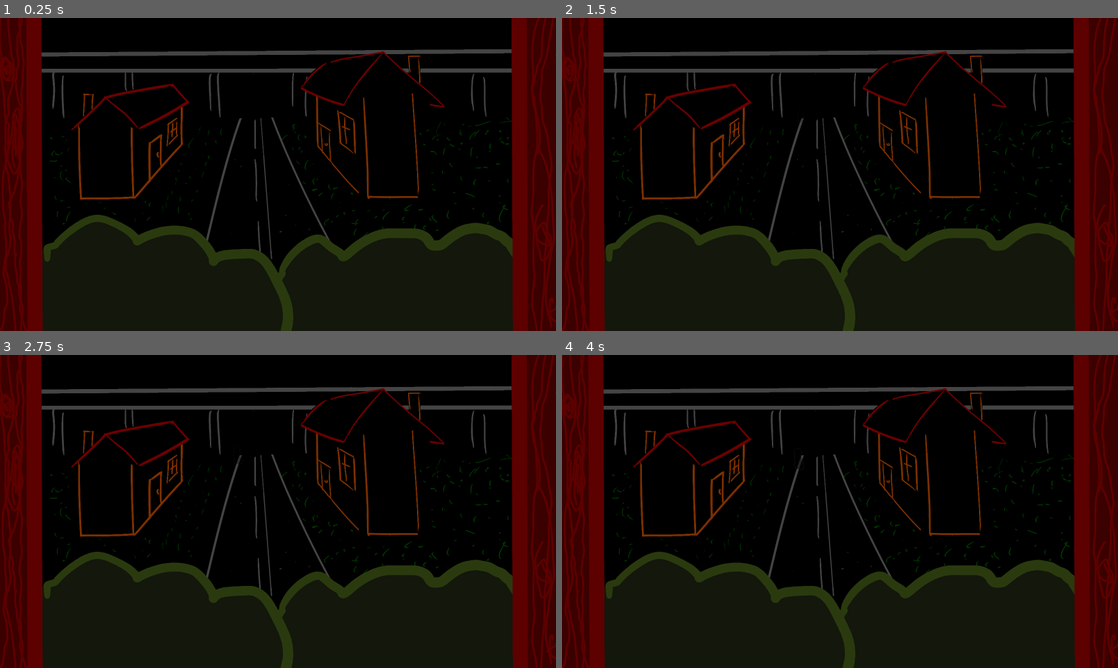
Above: before the commit, frames 1-4 (two rows, left to right).
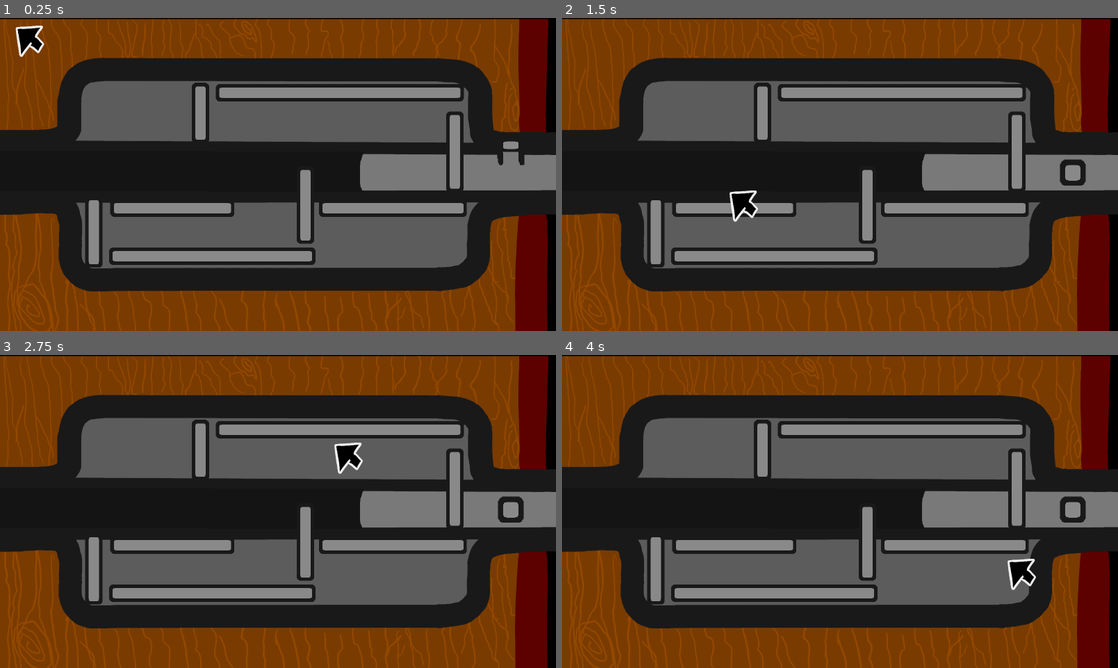
Above: after the commit, the same moments.

Repository: MarmadileManteater/Carbuncle-Game
Game: Godot game, scene res://scenes/global/global.tscn
Same seed, same stepped clock (60 frames per second), same inputs: the game is played once before the commit and once after it.
Inputs (mouse positions are in pixels of both pictures, inside the frame that each line leads up to):
- Up to frame 1 (0.25 s): no input
- Up to frame 2 (1.5 s): move the mouse to (962, 158) at 0.52 s; click (962, 158) at 0.67 s; tap Enter at 1.25 s; move the mouse to (728, 190) at 1.27 s; click (728, 190) at 1.42 s
- Up to frame 3 (2.75 s): tap Space at 2 s; move the mouse to (333, 442) at 2.02 s; click (333, 442) at 2.17 s
- Up to frame 4 (4 s): tap Enter at 2.75 s; move the mouse to (812, 574) at 2.77 s; click (812, 574) at 2.92 s; tap Space at 3.5 s; move the mouse to (1006, 558) at 3.52 s; click (1006, 558) at 3.67 s

The runs differ from the first frame. In frame 1, 84% of the frame differs, in the area x 0-100%, y 0-100%; in frame 2, 84%; in frame 3, 84%; in frame 4, 84%.

Commit message:
Add cursor locking on puzzle

Diff:
--- a/project/scenes/global/global.gd
+++ b/project/scenes/global/global.gd
@@ -1,15 +1,32 @@
 extends Node
 
 @export var starting_scene: String = "lock_puzzle"
-var loaded_scene = null
+var loaded_scene: DefaultScene = null
+var locked_node: Node2D = null
+var locked_node_pos
 
 # Called when the node enters the scene tree for the first time.
 func _ready() -> void:
+	Input.set_mouse_mode(Input.MOUSE_MODE_HIDDEN)
 	load_scene(starting_scene)
 
 # Called every frame. 'delta' is the elapsed time since the previous frame.
 func _process(delta: float) -> void:
-	pass
+	if locked_node != null:
+		$Cursor.position = locked_node.global_position
+
+func _input(event: InputEvent) -> void:
+	if event is InputEventMouseMotion:
+		if locked_node == null:
+			if locked_node_pos == null:
+				$Cursor.position = event.global_position
+				if $Cursor.animation == "default" or $Cursor.animation == "notice":
+					$Cursor.position += Vector2(42, 42)
+				if $Cursor.animation == "point":
+					$Cursor.position += Vector2(0, 42)
+			else:
+				Input.warp_mouse(locked_node_pos)
+				locked_node_pos = null
 
 func unload_scene():
 	remove_child(loaded_scene)
@@ -21,4 +38,24 @@
 		unload_scene()
 
 	loaded_scene = load("res://scenes/" + scene_name + "/" + scene_name + ".tscn").instantiate()
+	loaded_scene.change_cursor.connect(
+		func (cursor_name: String):
+			if locked_node == null:
+				$Cursor.play(cursor_name)
+	)
+	loaded_scene.lock_cursor_to_node.connect(
+		func (node: Node2D):
+			Input.set_mouse_mode(Input.MOUSE_MODE_CONFINED_HIDDEN)
+			locked_node = node
+	)
+	loaded_scene.unlock_cursor_from_node.connect(
+		func ():
+			if locked_node != null:
+				$Cursor.position += Vector2(42, 42)
+				var pos = locked_node.global_position
+				locked_node = null
+				Input.warp_mouse(pos)
+				locked_node_pos = pos
+				Input.set_mouse_mode(Input.MOUSE_MODE_HIDDEN)
+	)
 	add_child(loaded_scene)
--- a/project/scenes/global/global.tscn
+++ b/project/scenes/global/global.tscn
@@ -1,7 +1,76 @@
 [gd_scene format=3 uid="uid://dg1e2bc0yvcmh"]
 
 [ext_resource type="Script" uid="uid://durauhf4vm26h" path="res://scenes/global/global.gd" id="1_bhh4k"]
+[ext_resource type="Texture2D" uid="uid://dccbvmlu1rd85" path="res://assets/sprites/cursor.png" id="2_pht4f"]
+
+[sub_resource type="AtlasTexture" id="AtlasTexture_bm3mx"]
+atlas = ExtResource("2_pht4f")
+region = Rect2(200, 0, 100, 100)
+
+[sub_resource type="AtlasTexture" id="AtlasTexture_ts12r"]
+atlas = ExtResource("2_pht4f")
+region = Rect2(0, 0, 100, 100)
+
+[sub_resource type="AtlasTexture" id="AtlasTexture_pht4f"]
+atlas = ExtResource("2_pht4f")
+region = Rect2(300, 0, 100, 100)
+
+[sub_resource type="AtlasTexture" id="AtlasTexture_pt2l8"]
+atlas = ExtResource("2_pht4f")
+region = Rect2(400, 0, 100, 100)
+
+[sub_resource type="AtlasTexture" id="AtlasTexture_g0msn"]
+atlas = ExtResource("2_pht4f")
+region = Rect2(100, 0, 100, 100)
+
+[sub_resource type="SpriteFrames" id="SpriteFrames_0dxmq"]
+animations = [{
+"frames": [{
+"duration": 1.0,
+"texture": SubResource("AtlasTexture_bm3mx")
+}],
+"loop": 1,
+"name": &"back",
+"speed": 5.0
+}, {
+"frames": [{
+"duration": 1.0,
+"texture": SubResource("AtlasTexture_ts12r")
+}],
+"loop": 1,
+"name": &"default",
+"speed": 5.0
+}, {
+"frames": [{
+"duration": 1.0,
+"texture": SubResource("AtlasTexture_pht4f")
+}],
+"loop": 1,
+"name": &"grab",
+"speed": 5.0
+}, {
+"frames": [{
+"duration": 1.0,
+"texture": SubResource("AtlasTexture_pt2l8")
+}],
+"loop": 1,
+"name": &"notice",
+"speed": 5.0
+}, {
+"frames": [{
+"duration": 1.0,
+"texture": SubResource("AtlasTexture_g0msn")
+}],
+"loop": 1,
+"name": &"point",
+"speed": 5.0
+}]
 
 [node name="Global" type="Node2D" unique_id=127505025]
 script = ExtResource("1_bhh4k")
-starting_scene = "window"
+
+[node name="Cursor" type="AnimatedSprite2D" parent="." unique_id=2120367877]
+z_index = 3
+position = Vector2(85, 64)
+sprite_frames = SubResource("SpriteFrames_0dxmq")
+autoplay = "default"
--- a/project/scenes/lock_puzzle/lock_puzzle.gd
+++ b/project/scenes/lock_puzzle/lock_puzzle.gd
@@ -1,5 +1,4 @@
-extends Node2D
-
+extends DefaultScene
 
 # Called when the node enters the scene tree for the first time.
 func _ready() -> void:
@@ -13,3 +12,52 @@
 func _on_done_area_entered(body: Node2D) -> void:
 	if body == $Driver/CharacterBody:
 		$Driver/AnimationPlayer.play_backwards("RotateIn")
+
+func _on_piece_click(node: PuzzlePiece) -> void:
+	cursor_change("grab")
+	lock_cursor(node)
+
+func _on_piece_unclick() -> void:
+	unlock_cursor()
+	cursor_change("notice")
+
+func _on_piece_hover() -> void:
+	cursor_change("notice")
+	return
+	#cursor_change("point")
+
+func _on_piece_unhover() -> void:
+	cursor_change("default")
+	return
+	#cursor_change("default")
+
+func _on_driver_click() -> void:
+	_on_piece_click($Driver)
+
+func _on_puzzle_piece_8_click() -> void:
+	_on_piece_click($PuzzlePiece8)
+
+func _on_puzzle_piece_7_click() -> void:
+	_on_piece_click($PuzzlePiece7)
+
+func _on_puzzle_piece_6_click() -> void:
+	_on_piece_click($PuzzlePiece6)
+
+func _on_puzzle_piece_5_click() -> void:
+	_on_piece_click($PuzzlePiece5)
+
+func _on_puzzle_piece_4_click() -> void:
+	_on_piece_click($PuzzlePiece4)
+
+func _on_puzzle_piece_3_click() -> void:
+	_on_piece_click($PuzzlePiece3)
+
+func _on_puzzle_piece_2_click() -> void:
+	_on_piece_click($PuzzlePiece2)
+
+func _on_puzzle_piece_click() -> void:
+	_on_piece_click($PuzzlePiece)
+
+func _on_animation_finished(anim_name: StringName) -> void:
+	_on_piece_unclick()
+	_on_piece_unhover()
--- a/project/scenes/lock_puzzle/lock_puzzle.tscn
+++ b/project/scenes/lock_puzzle/lock_puzzle.tscn
@@ -218,8 +218,9 @@
 [sub_resource type="RectangleShape2D" id="RectangleShape2D_fcxea"]
 size = Vector2(76, 106)
 
-[node name="LockPuzzle" type="Node2D" unique_id=1017078992]
+[node name="LockPuzzle" type="Node2D" unique_id=1173022754]
 script = ExtResource("1_jv80f")
+metadata/_custom_type_script = "uid://b1dagrohhup7i"
 
 [node name="Sprite2D" type="Sprite2D" parent="." unique_id=472871172]
 z_index = -1
@@ -374,4 +375,41 @@
 shape = SubResource("RectangleShape2D_fcxea")
 debug_color = Color(2.117753e-06, 0.6400614, 0.36016127, 0.41960785)
 
+[connection signal="click" from="PuzzlePiece" to="." method="_on_puzzle_piece_click"]
+[connection signal="hover" from="PuzzlePiece" to="." method="_on_piece_hover"]
+[connection signal="unclick" from="PuzzlePiece" to="." method="_on_piece_unclick"]
+[connection signal="unhover" from="PuzzlePiece" to="." method="_on_piece_unhover"]
+[connection signal="click" from="PuzzlePiece2" to="." method="_on_puzzle_piece_2_click"]
+[connection signal="hover" from="PuzzlePiece2" to="." method="_on_piece_hover"]
+[connection signal="unclick" from="PuzzlePiece2" to="." method="_on_piece_unclick"]
+[connection signal="unhover" from="PuzzlePiece2" to="." method="_on_piece_unhover"]
+[connection signal="click" from="PuzzlePiece3" to="." method="_on_puzzle_piece_3_click"]
+[connection signal="hover" from="PuzzlePiece3" to="." method="_on_piece_hover"]
+[connection signal="unclick" from="PuzzlePiece3" to="." method="_on_piece_unclick"]
+[connection signal="unhover" from="PuzzlePiece3" to="." method="_on_piece_unhover"]
+[connection signal="click" from="PuzzlePiece4" to="." method="_on_puzzle_piece_4_click"]
+[connection signal="hover" from="PuzzlePiece4" to="." method="_on_piece_hover"]
+[connection signal="unclick" from="PuzzlePiece4" to="." method="_on_piece_unclick"]
+[connection signal="unhover" from="PuzzlePiece4" to="." method="_on_piece_unhover"]
+[connection signal="click" from="PuzzlePiece5" to="." method="_on_puzzle_piece_5_click"]
+[connection signal="hover" from="PuzzlePiece5" to="." method="_on_piece_hover"]
+[connection signal="unclick" from="PuzzlePiece5" to="." method="_on_piece_unclick"]
+[connection signal="unhover" from="PuzzlePiece5" to="." method="_on_piece_unhover"]
+[connection signal="click" from="PuzzlePiece6" to="." method="_on_puzzle_piece_6_click"]
+[connection signal="hover" from="PuzzlePiece6" to="." method="_on_piece_hover"]
+[connection signal="unclick" from="PuzzlePiece6" to="." method="_on_piece_unclick"]
+[connection signal="unhover" from="PuzzlePiece6" to="." method="_on_piece_unhover"]
+[connection signal="click" from="PuzzlePiece7" to="." method="_on_puzzle_piece_7_click"]
+[connection signal="hover" from="PuzzlePiece7" to="." method="_on_piece_hover"]
+[connection signal="unclick" from="PuzzlePiece7" to="." method="_on_piece_unclick"]
+[connection signal="unhover" from="PuzzlePiece7" to="." method="_on_piece_unhover"]
+[connection signal="click" from="PuzzlePiece8" to="." method="_on_puzzle_piece_8_click"]
+[connection signal="hover" from="PuzzlePiece8" to="." method="_on_piece_hover"]
+[connection signal="unclick" from="PuzzlePiece8" to="." method="_on_piece_unclick"]
+[connection signal="unhover" from="PuzzlePiece8" to="." method="_on_piece_unhover"]
+[connection signal="click" from="Driver" to="." method="_on_driver_click"]
+[connection signal="hover" from="Driver" to="." method="_on_piece_hover"]
+[connection signal="unclick" from="Driver" to="." method="_on_piece_unclick"]
+[connection signal="unhover" from="Driver" to="." method="_on_piece_unhover"]
+[connection signal="animation_finished" from="Driver/AnimationPlayer" to="." method="_on_animation_finished"]
 [connection signal="body_entered" from="DoneArea" to="." method="_on_done_area_entered"]
--- a/project/scenes/puzzle_piece/puzzle_piece.gd
+++ b/project/scenes/puzzle_piece/puzzle_piece.gd
@@ -2,6 +2,11 @@
 extends StaticBody2D
 
 class_name PuzzlePiece
+
+signal click
+signal unclick
+signal hover
+signal unhover
 
 enum Direction { Horizonal, Vertical }
 
@@ -49,8 +54,10 @@
 		return
 	if event is InputEventMouseButton:
 		if event.pressed:
+			click.emit()
 			click_start = event.global_position
 		else:
+			unclick.emit()
 			click_start = null
 	if click_start != null:
 		if event is InputEventMouseMotion:
@@ -60,3 +67,9 @@
 			if direction == Direction.Vertical:
 				move_and_collide(Vector2(0, -diff.y))
 			click_start = event.global_position
+
+func _on_mouse_entered() -> void:
+	hover.emit()
+
+func _on_mouse_exited() -> void:
+	unhover.emit()
--- a/project/scenes/puzzle_piece/puzzle_piece.tscn
+++ b/project/scenes/puzzle_piece/puzzle_piece.tscn
@@ -43,3 +43,5 @@
 offset_bottom = 25.0
 
 [connection signal="gui_input" from="ClickPoint" to="." method="_on_click_point_gui_input"]
+[connection signal="mouse_entered" from="ClickPoint" to="." method="_on_mouse_entered"]
+[connection signal="mouse_exited" from="ClickPoint" to="." method="_on_mouse_exited"]
--- /dev/null
+++ b/project/scripts/default_scene.gd
@@ -0,0 +1,24 @@
+extends Node2D
+class_name DefaultScene
+
+signal change_cursor
+signal lock_cursor_to_node
+signal unlock_cursor_from_node
+
+# Called when the node enters the scene tree for the first time.
+func _ready() -> void:
+	pass # Replace with function body.
+
+
+# Called every frame. 'delta' is the elapsed time since the previous frame.
+func _process(delta: float) -> void:
+	pass
+
+func cursor_change(cursor: String) -> void:
+	change_cursor.emit(cursor)
+
+func lock_cursor(node: Node2D) -> void:
+	lock_cursor_to_node.emit(node)
+
+func unlock_cursor() -> void:
+	unlock_cursor_from_node.emit()
Binary file added: project/assets/sprites/cursor.png
Not shown, added: project/assets/sprites/cursor.png.import
Not shown: 1 places in project/scenes/lock_puzzle/lock_puzzle.tscn that only renumber resources
Not shown, added: project/scripts/default_scene.gd.uid
Not shown, added: raw/cursor.xcf
